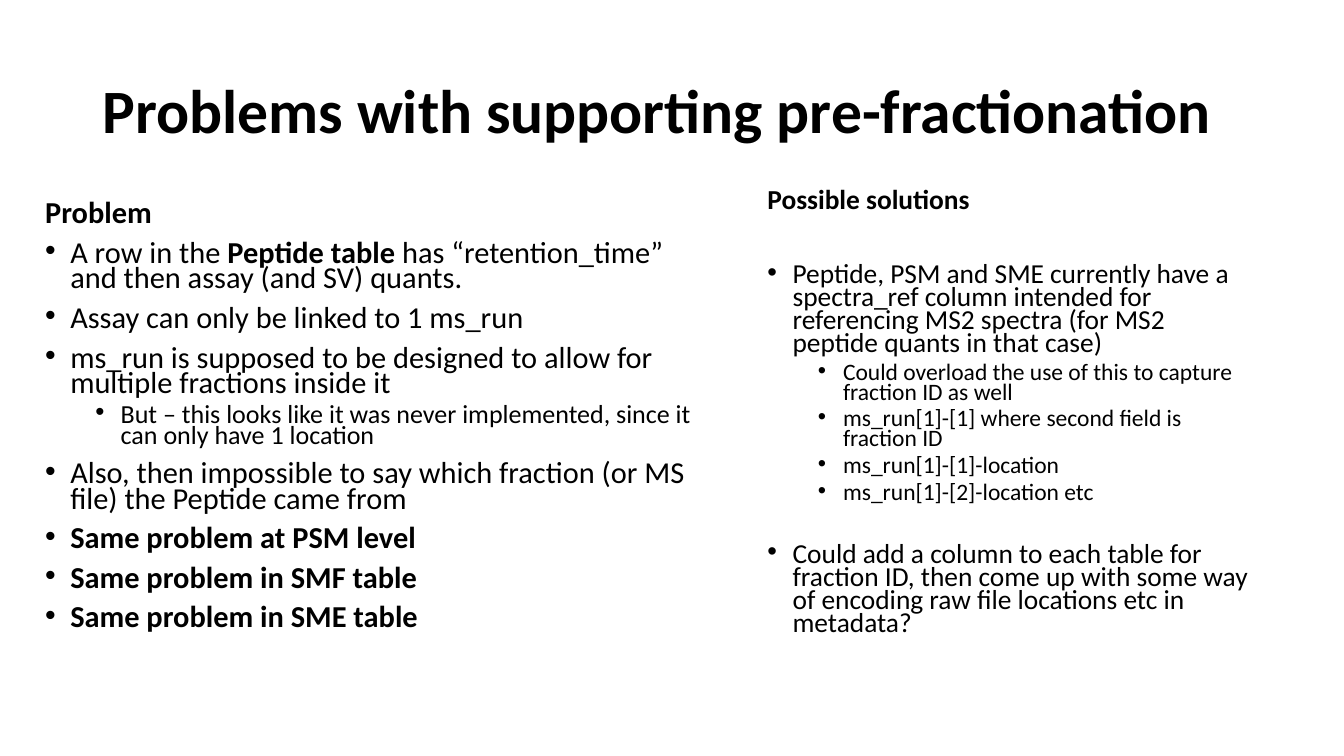
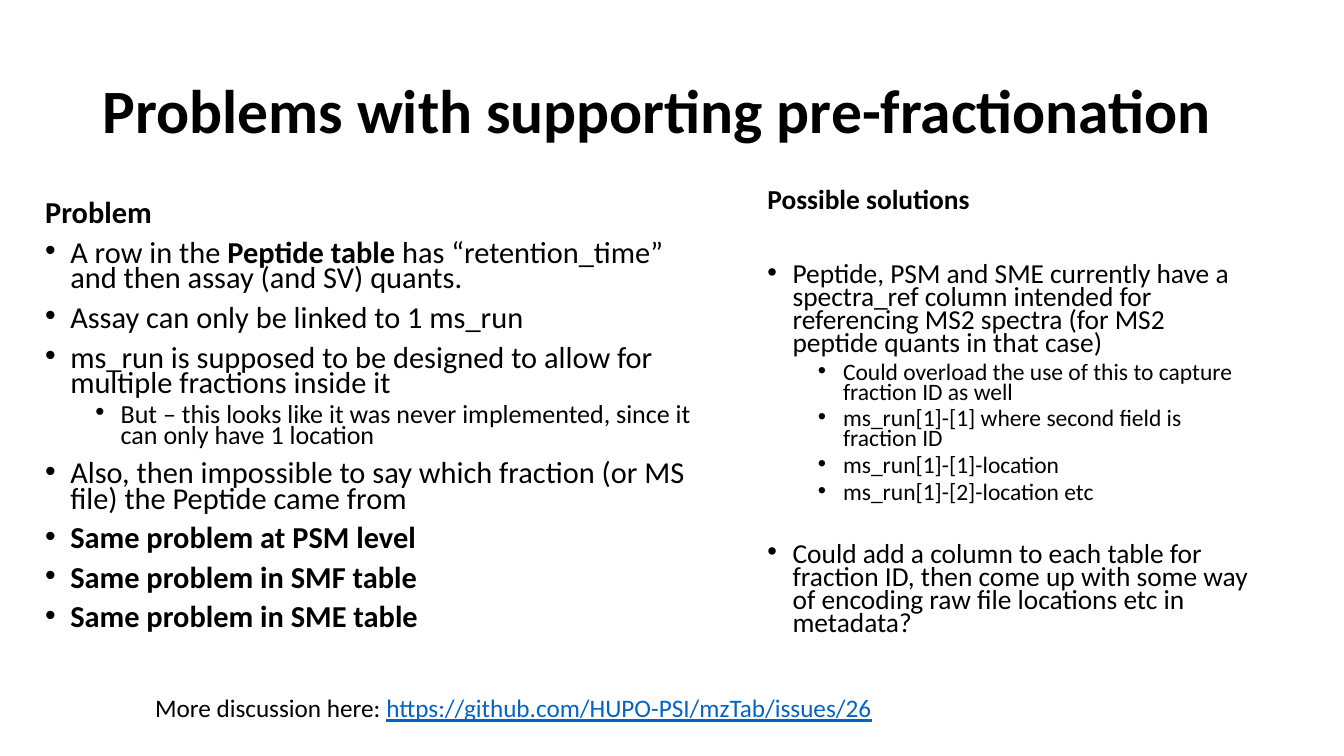
Before and after one commit to HUPO-PSI/mzTab, a slide deck: slide 10 of specification_document/1_1_draft_specs/Version11_design_considerations.pptx. Drawn at 1344x756 pixels with LibreOffice and Linux fonts; fonts in the diff are those of the drawing. Boxes give left, top, right and bottom in pixels: in the first picture for what was removed or moved away, otherwise in the second. Text is boxed around its words. In the diff, an @@ line names an element or a change of style, - is before the commit and + after.

```diff
--- a/specification_document/1_1_draft_specs/Version11_design_considerations.pptx
+++ b/specification_document/1_1_draft_specs/Version11_design_considerations.pptx
@@ text added at box(155, 699, 871, 722), 18 pt, text #0563C1, underline @@
+More discussion here: https://github.com/HUPO-PSI/mzTab/issues/26
```
Also in this commit, not shown: 2 other slides changed, 3 slides added, 1 other file.
